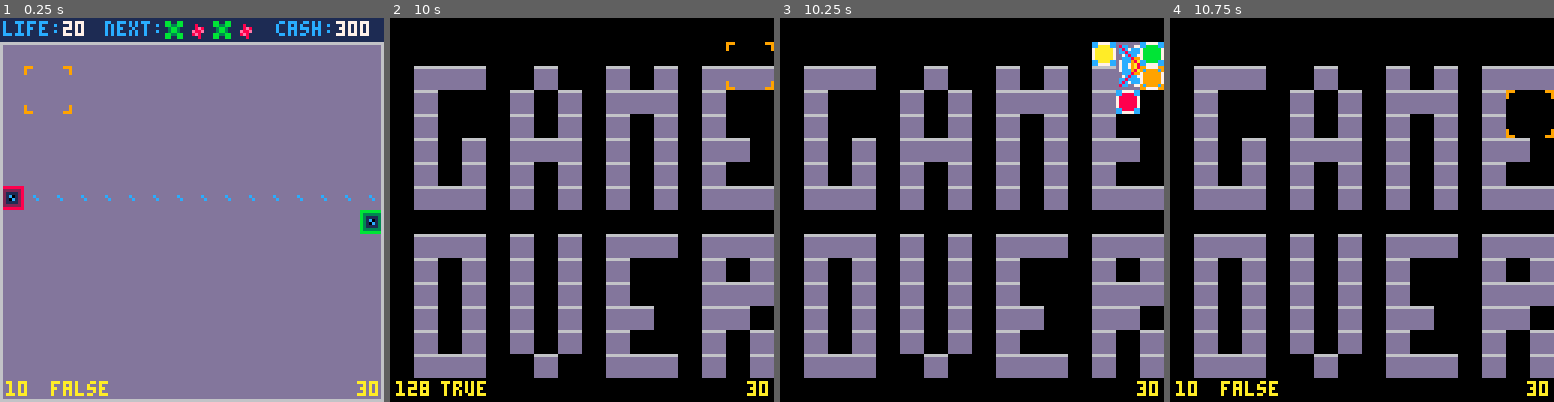
Above: before the commit, frames 1-4 (left to right).
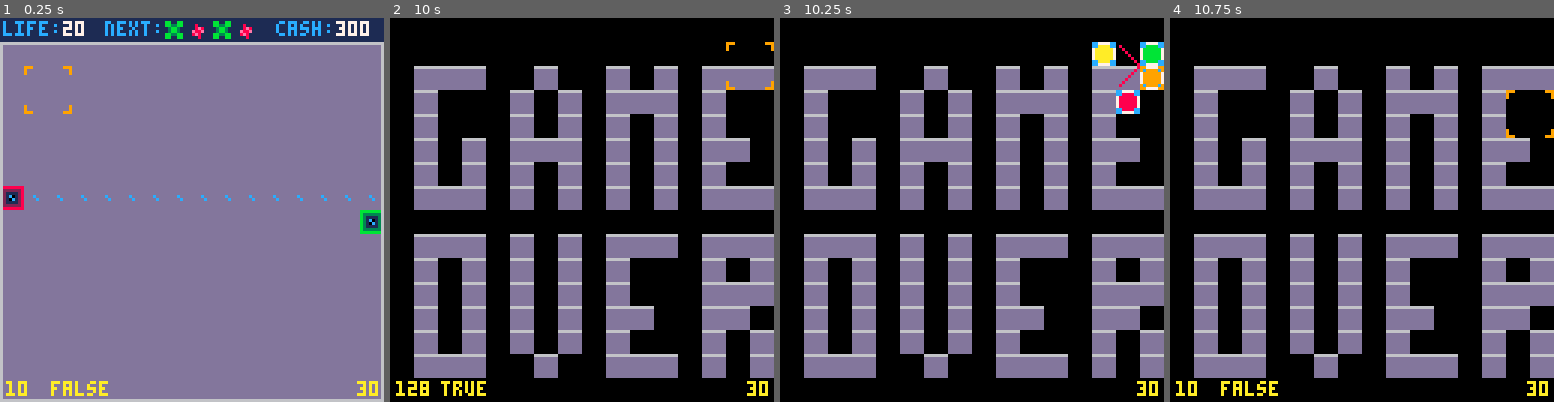
Above: after the commit, the same moments.

Repository: langchr86/pico-bubble-towers
Game: PICO-8 cartridge pico-proto.p8
Two runs of this game, one before a commit and one after it. Both use one fixed random seed, a clock stepped at 60 frames per second and the inputs below.
Inputs:
- Up to frame 1 (0.25 s): no input
- Up to frame 2 (10 s): tap X (X key) at 0.33, 0.7, 1.43, 2.58, 3.1, 3.62, 4.13, 4.65, 5.17, 5.68, 6.2, 6.72, 7.23, 7.75, 8.27, 8.78, 9.3, 9.82 s; tap O (Z key) at 1.07, 1.8, 2.43, 3.07, 3.7, 4.33, 4.97, 5.6, 6.23, 6.87, 7.5, 8.13, 8.77, 9.4 s; hold Right 2.33-3.33 s; hold Right 3.38-4.22 s; hold Up 4.27-4.67 s; hold Right 4.72-5.72 s; hold Down 5.77-6.1 s; hold Left 6.15-6.98 s; hold Right 7.03-8.03 s; hold Right 8.08-8.92 s; hold Up 8.97-9.37 s; hold Right from 9.42 s (still down)
- Up to frame 3 (10.25 s): keep holding Right; tap O (Z key) at 10.03 s
- Up to frame 4 (10.75 s): tap X (X key) at 10.33 s; release Right at 10.42 s; hold Down from 10.47 s (still down); tap O (Z key) at 10.67 s

Frames 1-2 are identical in both runs. In frame 3, 0.6% of the frame differs, in the area x 87-94%, y 6-18%; in frame 4, nothing differs.

Commit message:
make DestroySprite transparent

Diff:
--- a/pico-proto.p8
+++ b/pico-proto.p8
@@ -105,22 +105,22 @@
 dccc7cccccc7cccddccc7aaaaaa7cccddccc79999997cccddccc7bbbbbb7cccddccc78888887cccd00000000000000000000000000000000d66676666667666d
 ddccdd7777ddccddddccdd7777ddccddddccdd7777ddccddddccdd7777ddccddddccdd7777ddccdd00000000000000000000000000000000dd66dd7777dd66dd
 dddddddddddddddddddddddddddddddddddddddddddddddddddddddddddddddddddddddddddddddd00000000000000000000000000000000dddddddddddddddd
-ddddddddddddddddcc7777cc00000000cc7777cc00000000cc7777cc00000000cc7777cc00000000000000000000000000000000000000000000000000000000
-d8ccdd7777ddcc8dccaaaacc00000000cc9999cc00000000ccbbbbcc00000000cc8888cc00000000000000000000000000000000000000000000000000000000
-dc8c7cccccc7c8cd7aaaaaa70000000079999997000000007bbbbbb7000000007888888700000000000000000000000000000000000000000000000000000000
-dcc8cccccccc8ccd7aaaaaa70000000079999997000000007bbbbbb7000000007888888700000000000000000000000000000000000000000000000000000000
-dd7c8cc77cc8c7dd7aaaaaa70000000079999997000000007bbbbbb7000000007888888700000000000000000000000000000000000000000000000000000000
-ddccc899998cccdd7aaaaaa70000000079999997000000007bbbbbb7000000007888888700000000000000000000000000000000000000000000000000000000
-d7ccc98aa89ccc7dccaaaacc00000000cc9999cc00000000ccbbbbcc00000000cc8888cc00000000000000000000000000000000000000000000000000000000
-d7cc79a88a97cc7dcc7777cc00000000cc7777cc00000000cc7777cc00000000cc7777cc00000000000000000000000000000000000000000000000000000000
-d7cc79a88a97cc7d0000000000070000000000000000000000000000000000000000000000000000000000000000000000000000000000000000000000000000
-d7ccc98aa89ccc7d0088880000777700009999900000088006666000003333000600006000000000000000000000000000000000000000000000000000000000
-ddccc899998cccdd0080088007070070099000900000088006000000033333300600006000000000000000000000000000000000000000000000000000000000
-dd7c8cc77cc8c7dd0080008007077777090000090008800006660000033b3b300606606000000000000000000000000000000000000000000000000000000000
-dcc8cccccccc8ccd0080008077777070090000090008800000006600033333300066660000000000000000000000000000000000000000000000000000000000
-dc8c7cccccc7c8cd00800880070070700900000908800000000006000b33b3300060060000000000000000000000000000000000000000000000000000000000
-d8ccdd7777ddcc8d0088880000777700000000000880000000666600003333000000000000000000000000000000000000000000000000000000000000000000
-dddddddddddddddd0000000000007000000000000000000000000000000000000000000000000000000000000000000000000000000000000000000000000000
+0000000000000000cc7777cc00000000cc7777cc00000000cc7777cc00000000cc7777cc00000000000000000000000000000000000000000000000000000000
+0800000000000080ccaaaacc00000000cc9999cc00000000ccbbbbcc00000000cc8888cc00000000000000000000000000000000000000000000000000000000
+00800000000008007aaaaaa70000000079999997000000007bbbbbb7000000007888888700000000000000000000000000000000000000000000000000000000
+00080000000080007aaaaaa70000000079999997000000007bbbbbb7000000007888888700000000000000000000000000000000000000000000000000000000
+00008000000800007aaaaaa70000000079999997000000007bbbbbb7000000007888888700000000000000000000000000000000000000000000000000000000
+00000800008000007aaaaaa70000000079999997000000007bbbbbb7000000007888888700000000000000000000000000000000000000000000000000000000
+0000008008000000ccaaaacc00000000cc9999cc00000000ccbbbbcc00000000cc8888cc00000000000000000000000000000000000000000000000000000000
+0000000880000000cc7777cc00000000cc7777cc00000000cc7777cc00000000cc7777cc00000000000000000000000000000000000000000000000000000000
+00000008800000000000000000070000000000000000000000000000000000000000000000000000000000000000000000000000000000000000000000000000
+00000080080000000088880000777700009999900000088006666000003333000600006000000000000000000000000000000000000000000000000000000000
+00000800008000000080088007070070099000900000088006000000033333300600006000000000000000000000000000000000000000000000000000000000
+00008000000800000080008007077777090000090008800006660000033b3b300606606000000000000000000000000000000000000000000000000000000000
+00080000000080000080008077777070090000090008800000006600033333300066660000000000000000000000000000000000000000000000000000000000
+008000000000080000800880070070700900000908800000000006000b33b3300060060000000000000000000000000000000000000000000000000000000000
+08000000000000800088880000777700000000000880000000666600003333000000000000000000000000000000000000000000000000000000000000000000
+00000000000000000000000000007000000000000000000000000000000000000000000000000000000000000000000000000000000000000000000000000000
 
 
 
@@ -253,7 +253,7 @@
 
 __gff__
 0000000000000000000100000000000000408000000000000000000000000000000000000000000000000000000000000000000000000000000000000000000000000000000000000000000000000000000000000000000000000000000000000000000000000000000000000000000000000000000000000000000000000000
-0101010101010101010100000000010101010101010101010101000000000101010100000000000000000000000000000101000000000000000000000000000000000000000000000000000000000000000000000000000000000000000000000000000000000000000000000000000000000000000000000000000000000000
+0101010101010101010100000000010101010101010101010101000000000101000000000000000000000000000000000000000000000000000000000000000000000000000000000000000000000000000000000000000000000000000000000000000000000000000000000000000000000000000000000000000000000000
 __map__
 0909090909090909090909090909090909090909090909090909090909090909090909090909090909090909090909090000000000000000000000000000000000000000000000000000000000000000000000000000000000000000000000000000000000000000000000000000000000000000000000000000000000000000
 0701010101010101010101010101010807010101010101010101010101010108070101010101010101010101010101080000000000000000000000000000000000000000000000000000000000000000000000000000000000000000000000000000000000000000000000000000000000000000000000000000000000000000
